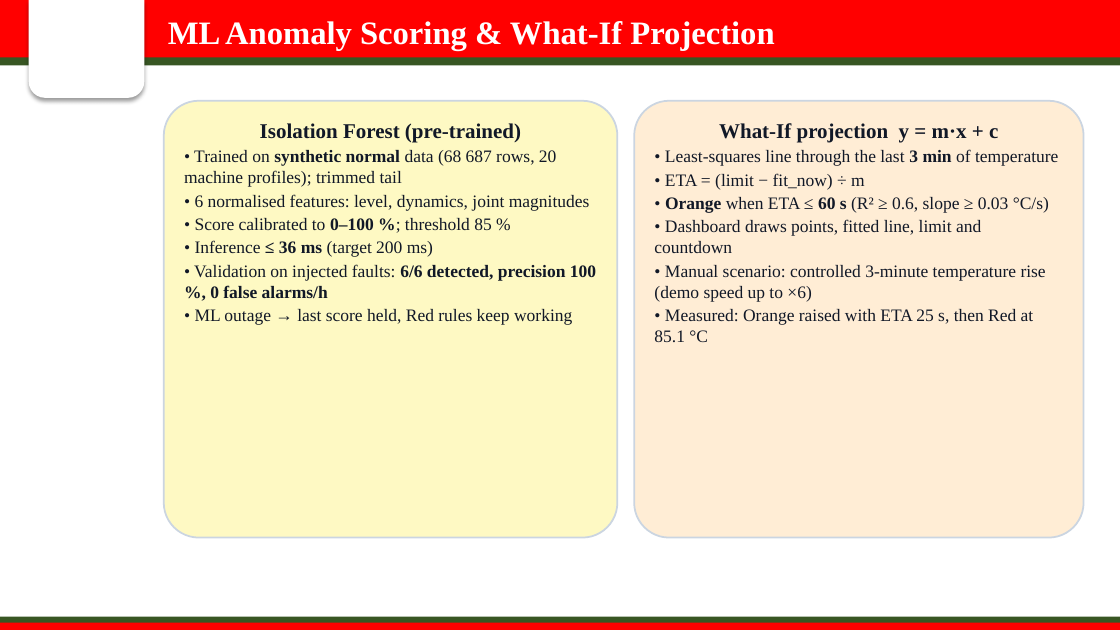
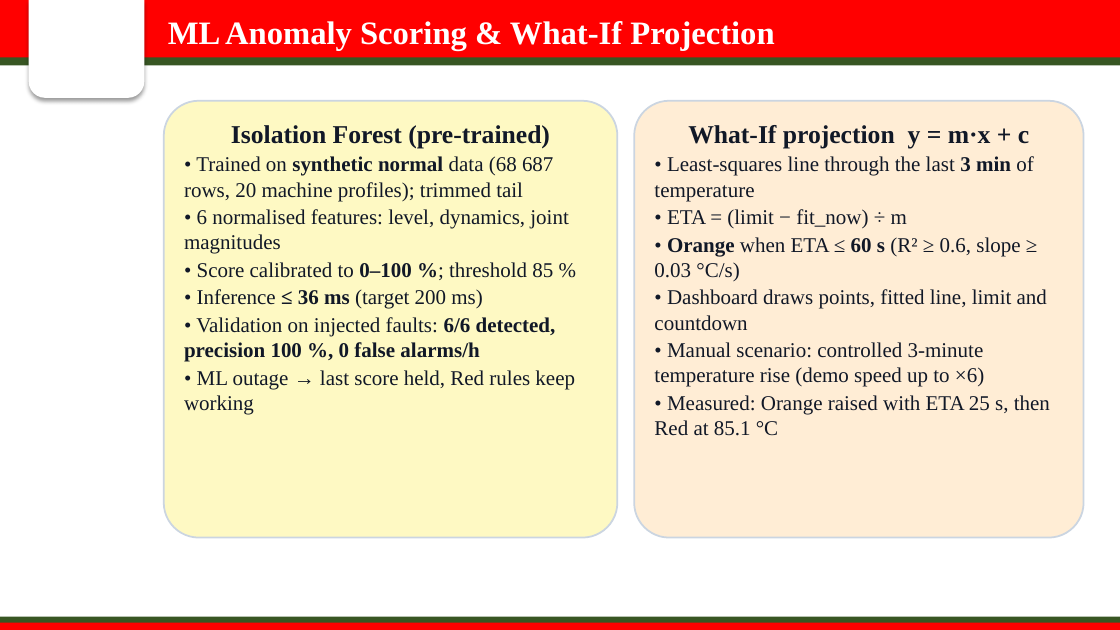
Before and after one commit to sanika-2811/oee-smart-factory, a slide deck: slide 10 of presentation/OEE_Smart_Factory_Presentation.pptx. Drawn at 1120x630 pixels with LibreOffice and Linux fonts; fonts in the diff are those of the drawing; background and template pictures are left out. Boxes give left, top, right and bottom in pixels: in the first picture for what was removed or moved away, otherwise in the second. Text is boxed around its words. In the diff, an @@ line names an element or a change of style, - is before the commit and + after.

```diff
--- a/presentation/OEE_Smart_Factory_Presentation.pptx
+++ b/presentation/OEE_Smart_Factory_Presentation.pptx
@@ rounded rectangle "Isolation Forest (pre-trained)" at [164,101,618,538]: size 18 to 22 pt in "Isolation Forest (pre-trained)"; size 15 to 18 pt @@
@@ rounded rectangle "What-If projection y = m·x ..." at [634,101,1084,538]: size 18 to 22 pt in "What-If projection y = m·x + c"; size 15 to 18 pt @@
```
Also in this commit, not shown: 1 other slide changed, 3 other files.
